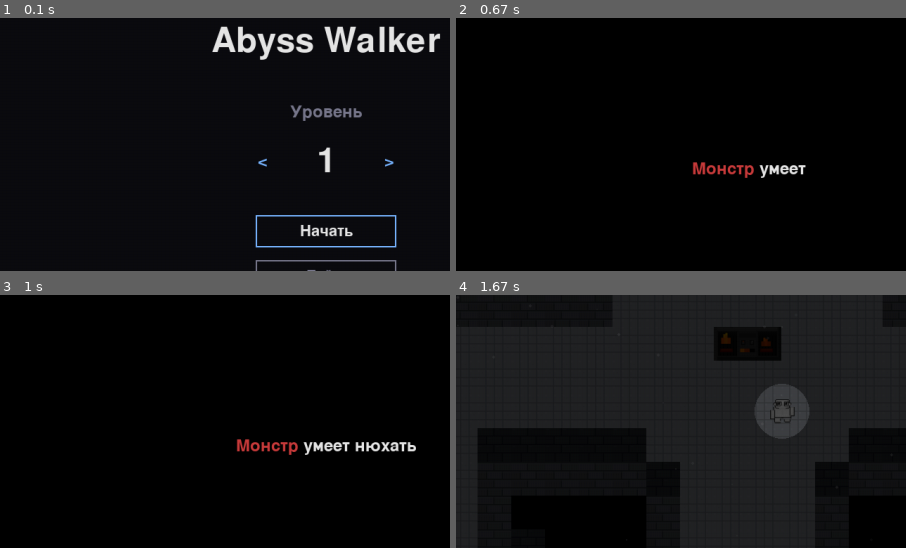
Above: before the commit, frames 1-4 (two rows, left to right).
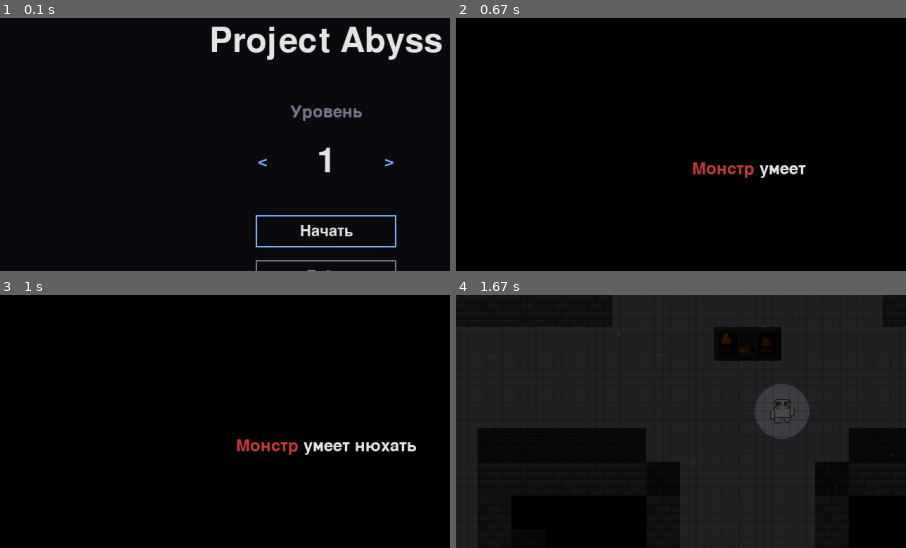
Above: after the commit, the same moments.

Repository: sser1to/pygame_project
Game: pygame game, started from main.py
The game is run twice, just before and just after one commit, with the same random seed, the same clock (stepped at 60 frames per second) and the same inputs.
Inputs:
- Up to frame 1 (0.1 s): no input
- Up to frame 2 (0.67 s): tap Enter at 0.33 s
- Up to frame 3 (1 s): tap Enter at 0.67 s
- Up to frame 4 (1.67 s): tap Enter at 1 s; hold D from 1.33 s (still down)
The pictures show only the part of the screen within x 14-64%, y 20-70%; the shares and areas given below are measured in that part.

The runs differ from the first frame. In frame 1, 2.9% of the frame differs, in the area x 46-99%, y 3-17%; in frame 2, nothing differs; in frame 3, nothing differs; in frame 4, nothing differs.

Commit message:
update game name

Diff:
--- a/main.py
+++ b/main.py
@@ -106,7 +106,7 @@
 
 
 def run_game(screen, clock, level_number):
-    pygame.display.set_caption("Abyss Walker - prototype")
+    pygame.display.set_caption("Project Abyss")
     grid = load_map(MAP_PATH)
     rows = len(grid)
     cols = len(grid[0])
--- a/ui.py
+++ b/ui.py
@@ -752,7 +752,7 @@
         screen.fill(MENU_BG)
         width, height = screen.get_size()
 
-        title = title_font.render("Abyss Walker", True, MENU_TEXT)
+        title = title_font.render("Project Abyss", True, MENU_TEXT)
         title_rect = title.get_rect(center=(width // 2, height // 4))
         screen.blit(title, title_rect)
 
Not shown, changed: README.md
